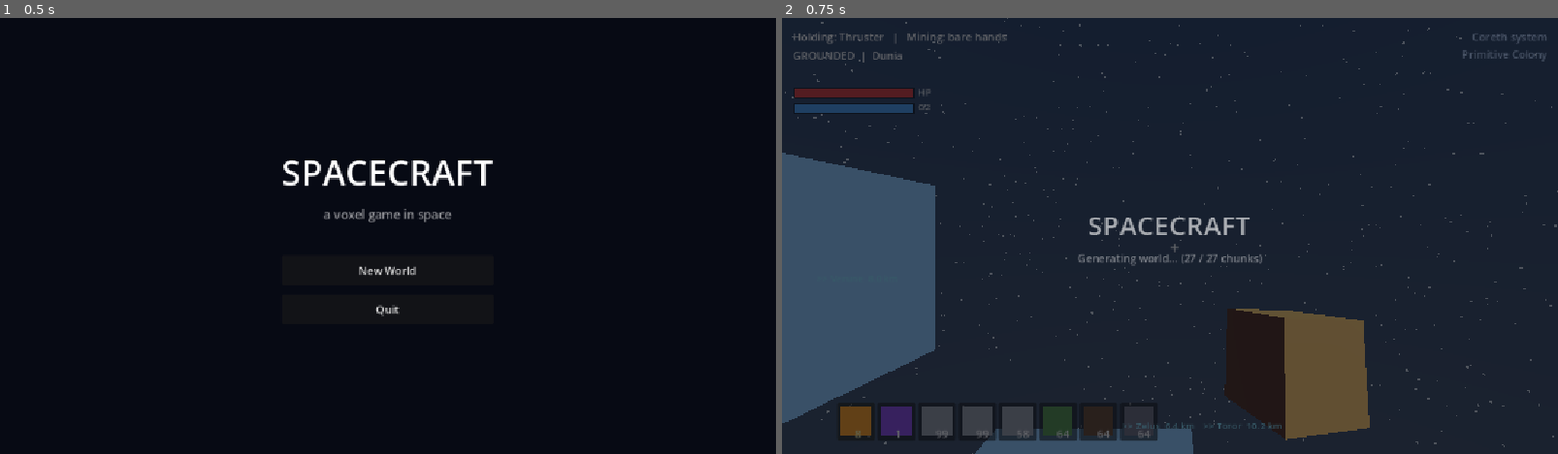
Above: before the commit, frames 1-2 (left to right).
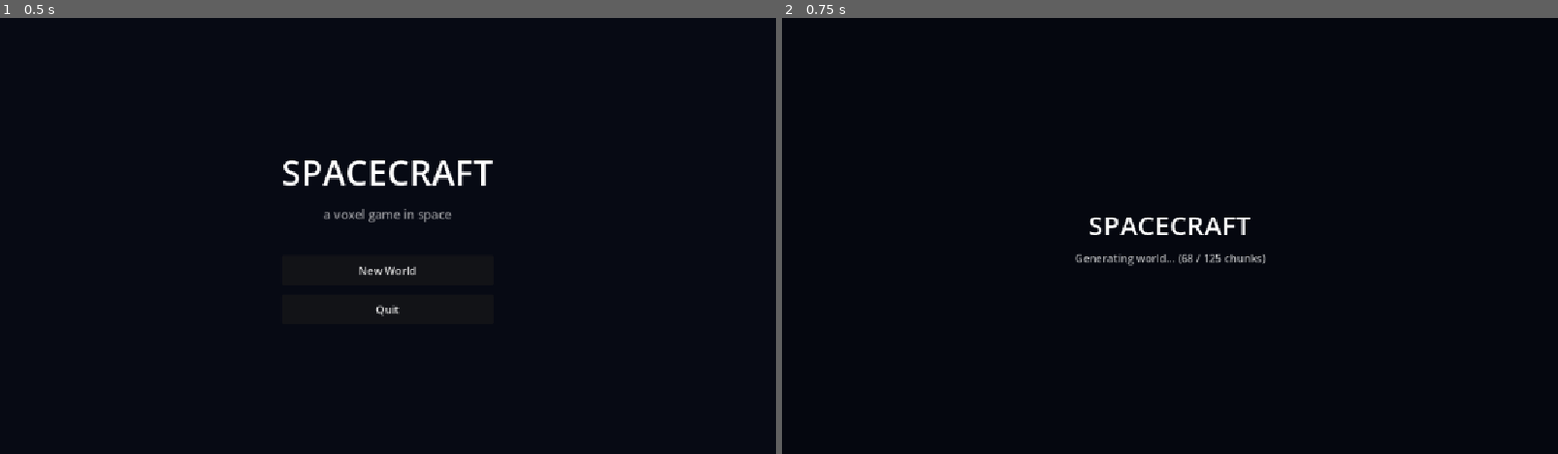
Above: after the commit, the same moments.

Repository: ParkerShelton/space-craft
Game: Godot game, scene res://scenes/Main.tscn
Same seed, same stepped clock (60 frames per second), same inputs: the game is played once before the commit and once after it.
Inputs:
- Up to frame 1 (0.5 s): no input
- Up to frame 2 (0.75 s): click "New World" at 0.5 s

Frame 1 is identical in both runs. In frame 2, 99% of the frame differs, in the area x 0-100%, y 0-100%.

Commit message:
Disable settlements/NPCs for now, retune loading-screen readiness radius
Settlements/buildings/NPC generation is off via a single Planet flag
(SETTLEMENTS_DISABLED) rather than deleted, per request to pull them out
for now without losing the work.

Also fixes a bad tradeoff from the previous loading-screen change: waiting
for only a radius-1 bubble made the screen vanish almost instantly, but
then the player watched the rest of their normal view distance visibly
generate in front of them, which read as more broken than the original
slow load. Measured real sustained throughput (~48 chunks/sec) shows the
full render distance (1331 chunks) genuinely takes ~25-28s regardless of
further optimization, so settled on radius 2 (125 chunks, ~3.5-4.5s) as
the practical point where nothing pops in immediately around the player.

Co-Authored-By: Claude Opus 4.8 <noreply@anthropic.com>

Diff:
--- a/scripts/main.gd
+++ b/scripts/main.gd
@@ -198,7 +198,20 @@
 
 # --- loading screen -------------------------------------------------------------
 
-const LOAD_READY_RADIUS := 1    # chunk radius that must have real collision before we reveal the world
+## Chunk radius that must have real collision before we reveal the world.
+##
+## Tried both extremes: radius 1 revealed almost instantly but then the full
+## view distance (WorldManager.RENDER_DISTANCE=5, 1331 candidate chunks)
+## visibly popped in around the player, which felt broken rather than fast.
+## Waiting for the FULL render distance measured ~25-28s even after every
+## other optimization here -- actual sustained throughput on this machine is
+## ~48 chunks/sec, so 1331 chunks is just a genuinely large amount of work.
+## Radius 2 (up to 125 candidates) is the practical middle ground: everything
+## in your immediate surroundings is solid before you ever see it, and it
+## reveals in a few seconds instead of ~30 -- render-distance streaming then
+## continues to fill in the horizon exactly like normal gameplay streaming
+## already does when you walk toward new terrain.
+const LOAD_READY_RADIUS := 2
 const LOAD_TIMEOUT_SEC := 25.0  # safety cap so a bug elsewhere can't hang the screen forever
 var _loading_layer: CanvasLayer
 var _loading_root: Control  # fades out on hide -- CanvasLayer itself has no modulate
--- a/scripts/planet.gd
+++ b/scripts/planet.gd
@@ -10,6 +10,12 @@
 ## everything moves/rotates with the planet transform automatically.
 
 const CS := Blocks.CHUNK_SIZE
+
+# Settlements (civilization buildings) and NPCs turned off for now -- see the
+# comment where this is used in configure(). Building generation was a real
+# per-chunk cost contributor and complicates loading-perf debugging, so it's
+# out of the picture entirely until it's brought back deliberately.
+const SETTLEMENTS_DISABLED := true
 
 # --- configuration (set via configure()) ---
 var planet_name := "Planet"
@@ -195,7 +201,10 @@
 	# after flora/water: siting depends on both. A system's civilization tier
 	# (see galaxy.gd) decides whether THIS planet is allowed settlements at all,
 	# how big they're allowed to get, and whether one is force-guaranteed.
-	settlements_enabled = cfg.get("settlements_enabled", true)
+	# Settlements/buildings/NPCs disabled for now (2026-09-01, user request) --
+	# flip SETTLEMENTS_DISABLED back to false to re-enable; the cfg value is
+	# still read so re-enabling doesn't require touching any other file.
+	settlements_enabled = false if SETTLEMENTS_DISABLED else cfg.get("settlements_enabled", true)
 	settlement_tier_cap = cfg.get("settlement_tier_cap", 3)
 	civ_tier = cfg.get("civ_tier", 2)
 	_derive_settlements(cfg.get("force_settlement", false))
